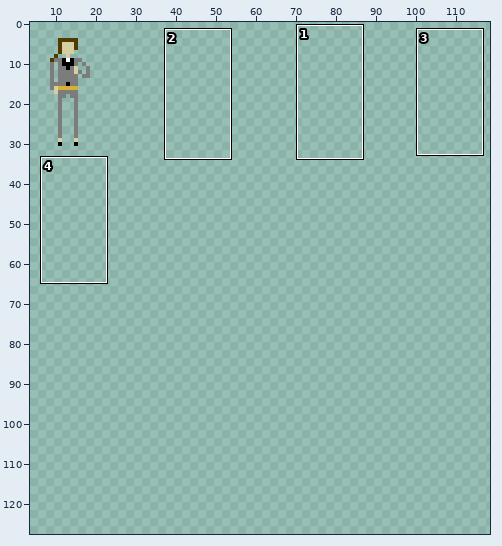
Sprite sheet, stored at Sprites/OL_Neutral.png. The picture above shows the old version from afar; the outline marks the close-up.
Close-up. Earlier state:
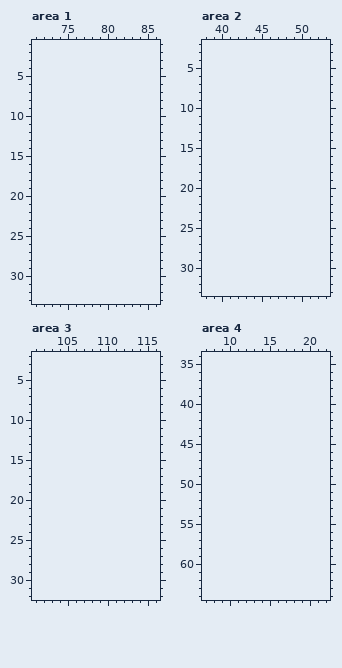
The file is 32x32 pixels. Shown: area 1: x 71..86, y 1..33; area 2: x 38..53, y 2..33; area 3: x 101..116, y 2..32; area 4: x 7..22, y 34..64. The old version is drawn lined up with the new one, on the new canvas. The wide view leaves out empty margins. The commit also changed other parts of the picture, which this record leaves out.
Once edited:
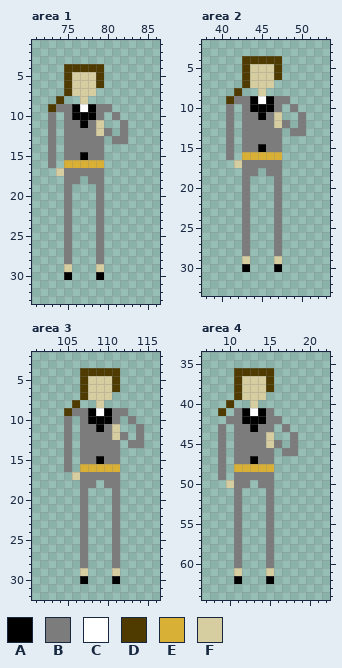
Palette (. is transparent): A #000000  B #7c7c7c  C #ffffff  D #4f3b00  E #d9b036  F #d6cda0
Difference:
canvas 32x32 -> 128x128
Area 1:
y 4: x 75..79 ..... -> DDDDD
y 5..6: x 75..79 ..... -> DFFFD
y 7: x 75..78 .... -> DFFF
y 8: x 74 . -> D; x 77 . -> F
y 9: x 73..80 ........ -> DBBACABB
y 10: x 73 . -> B; x 75..79 ..... -> BAAAB; x 81 . -> B
y 11: x 73 . -> B; x 75..79 ..... -> BBABF; x 82 . -> B
y 12: x 73 . -> B; x 75..80 ...... -> BBBBFB; x 82 . -> B
y 13: x 73 . -> B; x 75..79 ..... -> BBBBB; x 81..82 .. -> BB
y 14: x 73 . -> B; x 75..79 ..... -> BBBBB
y 15: x 73 . -> B; x 75..79 ..... -> BBABB
y 16: x 73 . -> B; x 75..79 ..... -> EEEEE
y 17: x 74..79 ...... -> FBBBBB
y 18: x 75..76 .. -> BB; x 78..79 .. -> BB
y 19..28: x 75 . -> B; x 79 . -> B
y 29: x 75 . -> F; x 79 . -> F
y 30: x 75 . -> A; x 79 . -> A
Area 2:
y 4: x 43..47 ..... -> DDDDD
y 5..6: x 43..47 ..... -> DFFFD
y 7: x 43..46 .... -> DFFF
y 8: x 42 . -> D; x 45 . -> F
y 9: x 41..48 ........ -> DBBACABB
y 10: x 41 . -> B; x 43..47 ..... -> BAAAB; x 49 . -> B
y 11: x 41 . -> B; x 43..47 ..... -> BBABF; x 50 . -> B
y 12: x 41 . -> B; x 43..48 ...... -> BBBBFB; x 50 . -> B
y 13: x 41 . -> B; x 43..47 ..... -> BBBBB; x 49..50 .. -> BB
y 14: x 41 . -> B; x 43..47 ..... -> BBBBB
y 15: x 41 . -> B; x 43..47 ..... -> BBABB
y 16: x 41 . -> B; x 43..47 ..... -> EEEEE
y 17: x 42..47 ...... -> FBBBBB
y 18: x 43..44 .. -> BB; x 46..47 .. -> BB
y 19..28: x 43 . -> B; x 47 . -> B
y 29: x 43 . -> F; x 47 . -> F
y 30: x 43 . -> A; x 47 . -> A
Area 3:
y 4: x 107..111 ..... -> DDDDD
y 5..6: x 107..111 ..... -> DFFFD
y 7: x 107..110 .... -> DFFF
y 8: x 106 . -> D; x 109 . -> F
y 9: x 105..112 ........ -> DBBACABB
y 10: x 105 . -> B; x 107..111 ..... -> BAAAB; x 113 . -> B
y 11: x 105 . -> B; x 107..111 ..... -> BBABF; x 114 . -> B
y 12: x 105 . -> B; x 107..112 ...... -> BBBBFB; x 114 . -> B
y 13: x 105 . -> B; x 107..111 ..... -> BBBBB; x 113..114 .. -> BB
y 14: x 105 . -> B; x 107..111 ..... -> BBBBB
y 15: x 105 . -> B; x 107..111 ..... -> BBABB
y 16: x 105 . -> B; x 107..111 ..... -> EEEEE
y 17: x 106..111 ...... -> FBBBBB
y 18: x 107..108 .. -> BB; x 110..111 .. -> BB
y 19..28: x 107 . -> B; x 111 . -> B
y 29: x 107 . -> F; x 111 . -> F
y 30: x 107 . -> A; x 111 . -> A
Area 4:
y 36: x 11..15 ..... -> DDDDD
y 37..38: x 11..15 ..... -> DFFFD
y 39: x 11..14 .... -> DFFF
y 40: x 10 . -> D; x 13 . -> F
y 41: x 9 . -> D; x 11..15 ..... -> BACAB
y 42: x 10..16 ....... -> BBAAABB
y 43: x 9 . -> B; x 11..15 ..... -> BBABB; x 17 . -> B
y 44: x 9 . -> B; x 11..15 ..... -> BBBBF; x 18 . -> B
y 45: x 9 . -> B; x 11..16 ...... -> BBBBFB; x 18 . -> B
y 46: x 9 . -> B; x 11..15 ..... -> BBBBB; x 17..18 .. -> BB
y 47: x 9 . -> B; x 11..15 ..... -> BBABB
y 48: x 9 . -> B; x 11..15 ..... -> EEEEE
y 49: x 9 . -> B; x 11..15 ..... -> BBBBB
y 50: x 10..12 ... -> FBB; x 14..15 .. -> BB
y 51..60: x 11 . -> B; x 15 . -> B
y 61: x 11 . -> F; x 15 . -> F
y 62: x 11 . -> A; x 15 . -> A
Boxes around the changes in both close-ups, in picture pixels (x1, y1, x2, y2):
added: (48, 64, 128, 280)
added: (226, 56, 306, 272)
added: (64, 368, 144, 584)
added: (218, 368, 298, 584)
